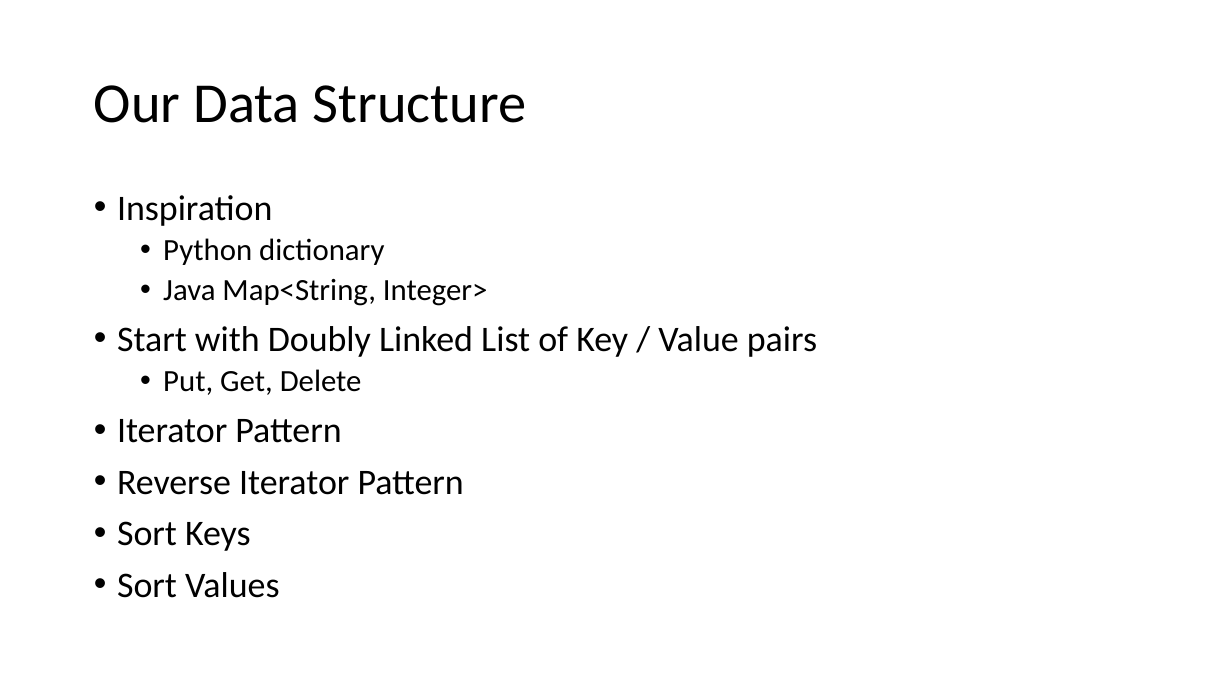
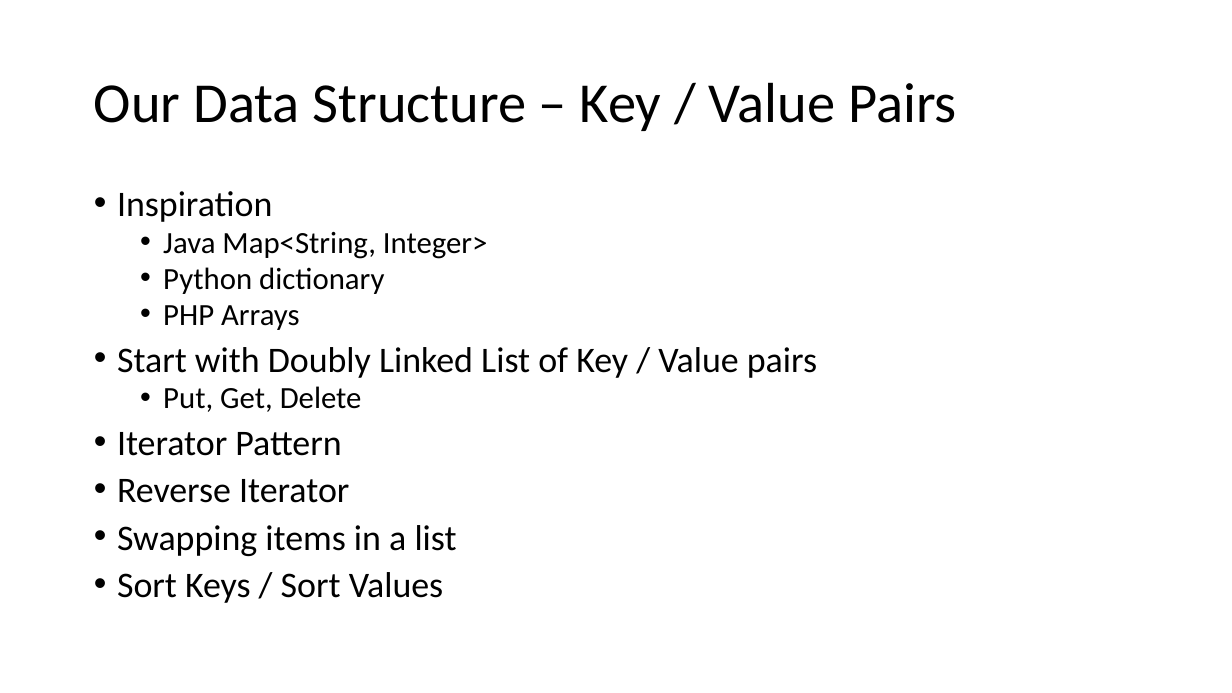
Before and after one commit to csev/cc4e, a slide deck: slide 2 of lectures/CC-04-Dict.pptx. Drawn at 1232x693 pixels with LibreOffice and Linux fonts; fonts in the diff are those of the drawing. Boxes give left, top, right and bottom in pixels: in the first picture for what was removed or moved away, otherwise in the second. Text is boxed around its words. In the diff, an @@ line names an element or a change of style, - is before the commit and + after.

```diff
--- a/lectures/CC-04-Dict.pptx
+++ b/lectures/CC-04-Dict.pptx
@@ title at <box>94,82,957,131</box>: text changed @@
-Our Data Structure
+Our Data Structure – Key / Value Pairs
@@ text at <box>117,191,817,456</box>: line spacing 0.9 to 0.8 @@
@@ text at <box>163,232,488,259</box>: paragraph added @@
+  • Java Map<String, Integer>
@@ text at <box>163,305,300,330</box>: text changed @@
-  • Java Map<String, Integer>
+  • PHP Arrays
@@ text at <box>117,479,457,603</box>: text changed @@
-• Reverse Iterator Pattern
-• Sort Keys
-• Sort Values
+• Reverse Iterator
+• Swapping items in a list
+• Sort Keys / Sort Values
```
Also in this commit, not shown: 1 other slide changed, 2 other files.
